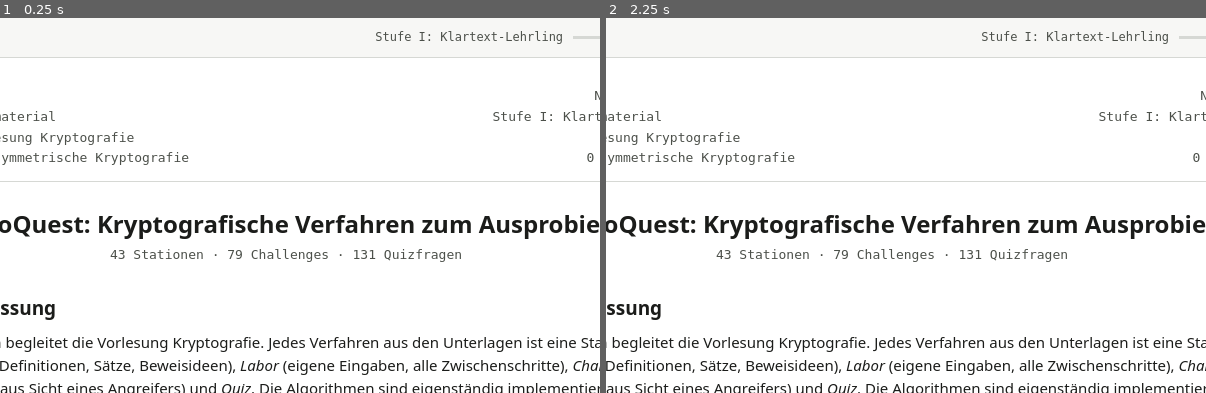
Above: before the commit, frames 1-2 (left to right).
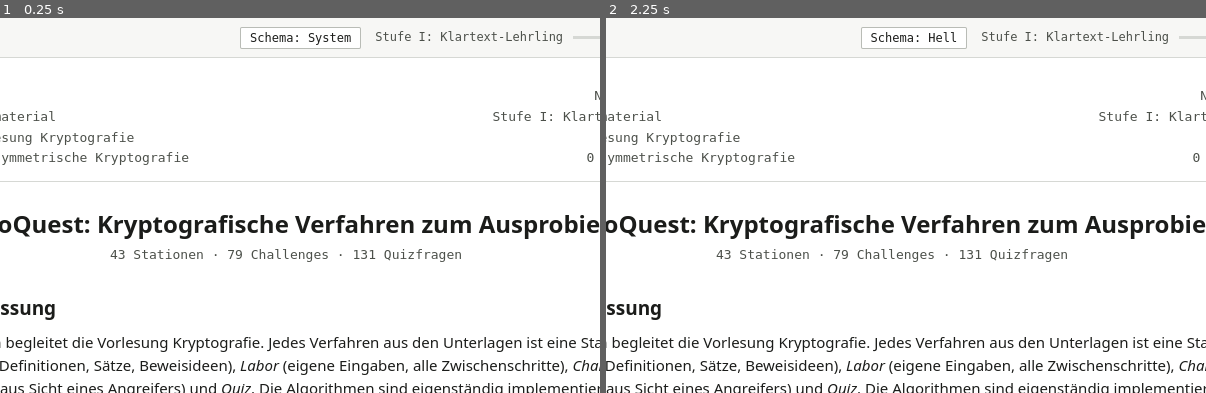
Above: after the commit, the same moments.

Repository: MaxKuhnDE/Krypto-Game
Game: browser game, page app/index.html
Two runs of this game, one before a commit and one after it. Both use one fixed random seed, a clock stepped at 60 frames per second and the inputs below.
Inputs (mouse positions are % of the whole screen's width and height, from its top left):
- Up to frame 1 (0.25 s): no input
- Up to frame 2 (2.25 s): tap Ctrl at 1.1, 1.6, 2.1 s; click (64, 3) at 2.02 s, where only the run after the commit has a clickable "Schema: System"
The pictures show only the part of the screen within x 39-89%, y 0-50%; the shares and areas given below are measured in that part.

The runs differ from the first frame. In frame 1, 0.3% of the frame differs, in the area x 40-61%, y 2-9%; in frame 2, 0.2%.

Commit message:
Umschalter für das Farbschema in der Titelleiste
Wechselt zwischen System, Hell und Dunkel; die Wahl wird gespeichert
und mit der Einstellungsseite synchron gehalten.

Diff:
--- a/app/index.html
+++ b/app/index.html
@@ -14,6 +14,7 @@
     <img class="app-icon" src="assets/icon.svg" alt="">
     <div class="app-title"><b>KryptoQuest</b> – Kryptografie interaktiv</div>
     <div class="tb-spacer"></div>
+    <button class="icon-btn" id="btn-theme" title="Farbschema wechseln: wie Windows → hell → dunkel" aria-label="Farbschema">Schema: System</button>
     <div class="tb-xp" id="tb-xp"></div>
   </header>
   <div class="shell">
--- a/app/js/core/app.js
+++ b/app/js/core/app.js
@@ -404,9 +404,12 @@
   }
 
   // ------------------------------------------------------------------ Darstellung
+  const THEME_LABEL = { system: 'System', light: 'Hell', dark: 'Dunkel' };
   KQ.applyTheme = () => {
     const st = S.settings();
     const de = document.documentElement;
+    const tbtn = document.getElementById('btn-theme');
+    if (tbtn) tbtn.textContent = 'Schema: ' + (THEME_LABEL[st.theme] || 'System');
     if (st.theme === 'system') de.removeAttribute('data-theme'); else de.setAttribute('data-theme', st.theme);
     de.classList.toggle('reduce-motion', !!st.reduceMotion);
     const mica = !!(root.kqNative && root.kqNative.micaSupported && st.mica);
@@ -423,6 +426,13 @@
     if (root.kqNative) document.documentElement.classList.add('electron');
     KQ.applyTheme();
     matchMedia('(prefers-color-scheme: dark)').addEventListener('change', KQ.applyTheme);
+    document.getElementById('btn-theme')?.addEventListener('click', () => {
+      const order = ['system', 'light', 'dark'];
+      const cur = order.indexOf(S.settings().theme);
+      S.setSetting('theme', order[(cur + 1) % order.length]);
+      KQ.applyTheme();
+      if (parseHash().page === 'settings') render(); // Auswahl in den Einstellungen nachziehen
+    });
     document.getElementById('btn-nav').addEventListener('click', () => {
       const sh = document.querySelector('.shell');
       if (innerWidth < 820) sh.classList.toggle('nav-open'); else sh.classList.toggle('nav-collapsed');
